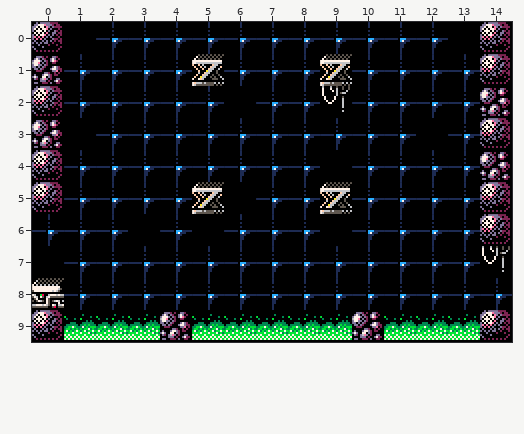
Two states of a Tiled map (JSON), maps/map12.json. That is the earlier state.
Cells are 16x16 px. Shown: x 0..14, y 0..9.
After:
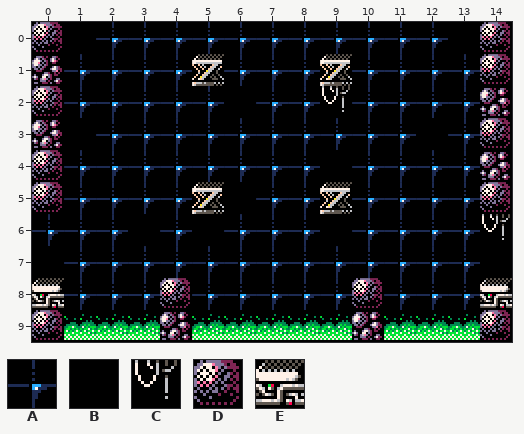
Key: from "tileset": A 0 "T0", B 2 "T2", C 3 "T3", D 16 "T16", E 27 "T27".
_ is an empty cell, . an unchanged one.
Diff:
--- layer "Capa de patrones 1"
@@ x 4..14 @@
- 6 ..........D
- 7 ..........C
- 8 A.....A...A
+ 6 ..........C
+ 7 ..........B
+ 8 D.....D...E
Changed places in both pictures, as pixel boxes (x1, y1, x2, y2):
changed: (480, 214, 512, 310)
changed: (160, 278, 192, 310)
changed: (352, 278, 384, 310)
